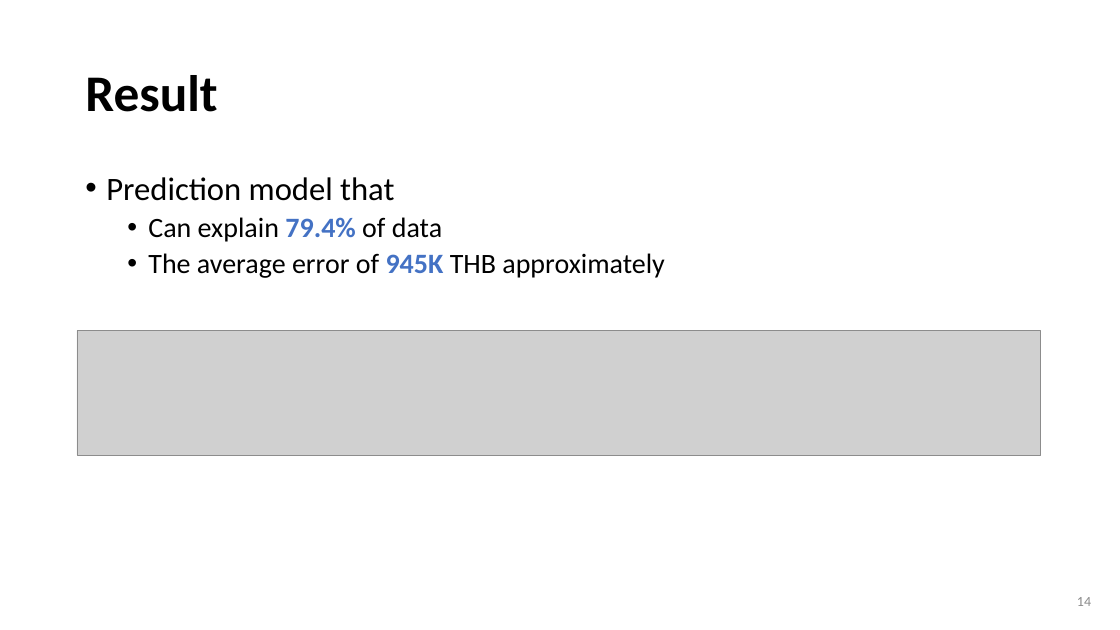
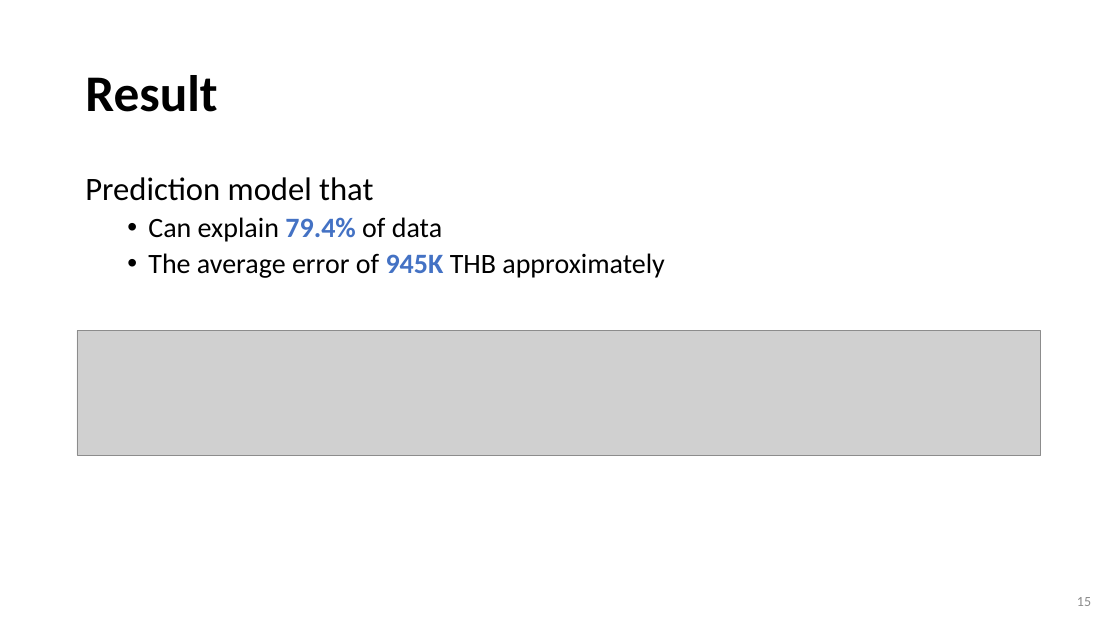
Before and after one commit to wtwwitt/project_2_bangkok_housing_price, a slide deck: slide 15 of presentation/Bangkok Housing Price Prediction for buyers and sellers.pptx (slide 14 before the commit). Drawn at 1120x630 pixels with LibreOffice and Linux fonts; fonts in the diff are those of the drawing; grey boxes stand for pictures. Boxes give left, top, right and bottom in pixels: in the first picture for what was removed or moved away, otherwise in the second. Text is boxed around its words. In the diff, an @@ line names an element or a change of style, - is before the commit and + after.

```diff
--- a/presentation/Bangkok Housing Price Prediction for buyers and sellers.pptx
+++ b/presentation/Bangkok Housing Price Prediction for buyers and sellers.pptx
@@ text at (85, 177, 373, 201): bullet • to none @@
@@ page number at (1077, 597, 1091, 606): text changed @@
-14
+15
```
Also in this commit, not shown: 8 other slides changed, 1 slide added, 3 other files.
